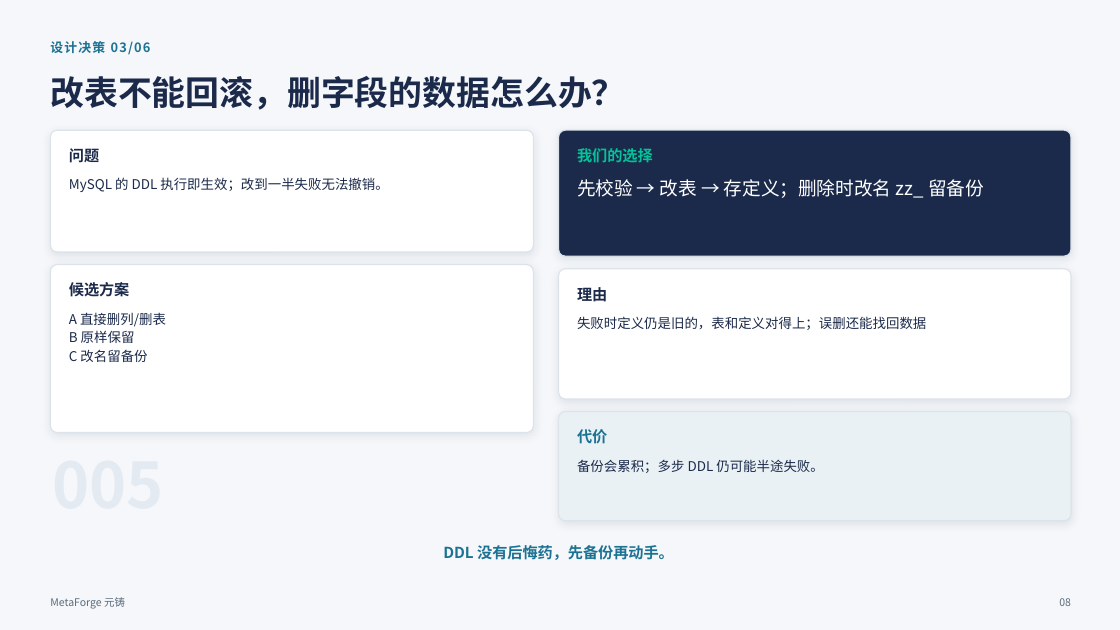
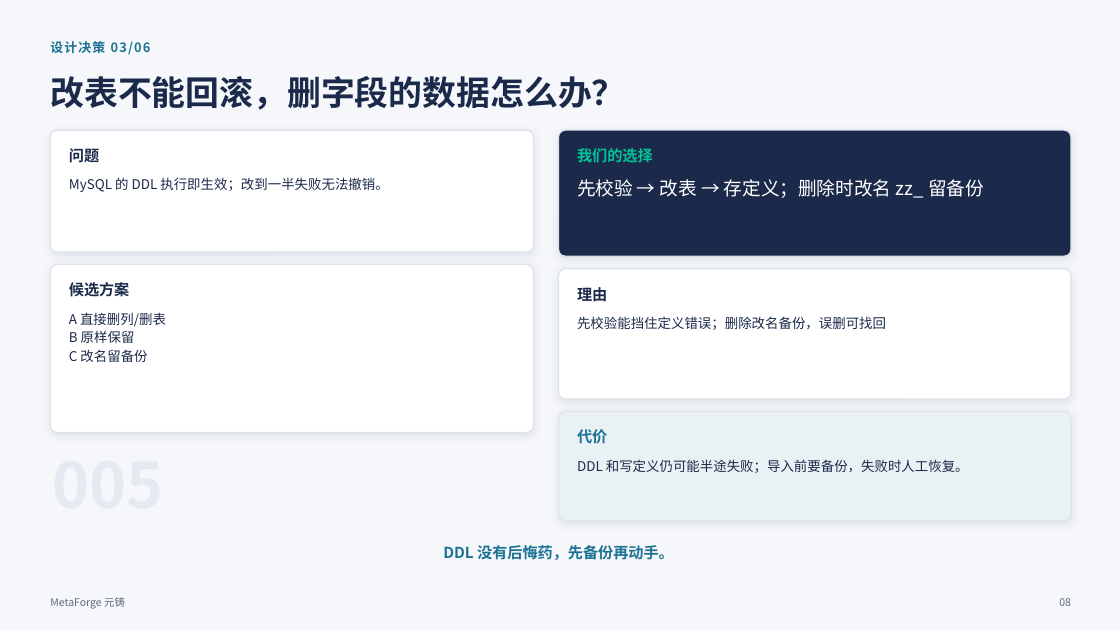
Before and after one commit to liyiming-dev/metaforge, a slide deck: slide 8 of docs/ppt/MetaForge-D8-汇报.pptx. Drawn at 1120x630 pixels with LibreOffice and Linux fonts; fonts in the diff are those of the drawing. Boxes give left, top, right and bottom in pixels: in the first picture for what was removed or moved away, otherwise in the second. Text is boxed around its words. In the diff, an @@ line names an element or a change of style, - is before the commit and + after.

```diff
--- a/docs/ppt/MetaForge-D8-汇报.pptx
+++ b/docs/ppt/MetaForge-D8-汇报.pptx
@@ text at (577,316,886,330): text changed @@
-失败时定义仍是旧的，表和定义对得上；误删还能找回数据
+先校验能挡住定义错误；删除改名备份，误删可找回
@@ text at (577,459,969,473): text changed @@
-备份会累积；多步 DDL 仍可能半途失败。
+DDL 和写定义仍可能半途失败；导入前要备份，失败时人工恢复。
```
Also in this commit, not shown: 3 other slides changed, 1 slide added, 1 slide removed.
